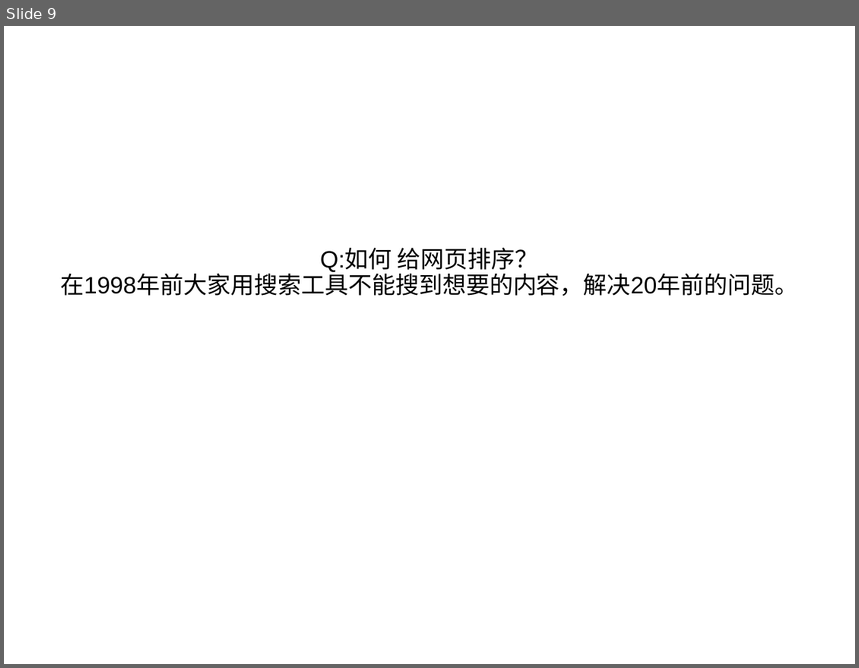
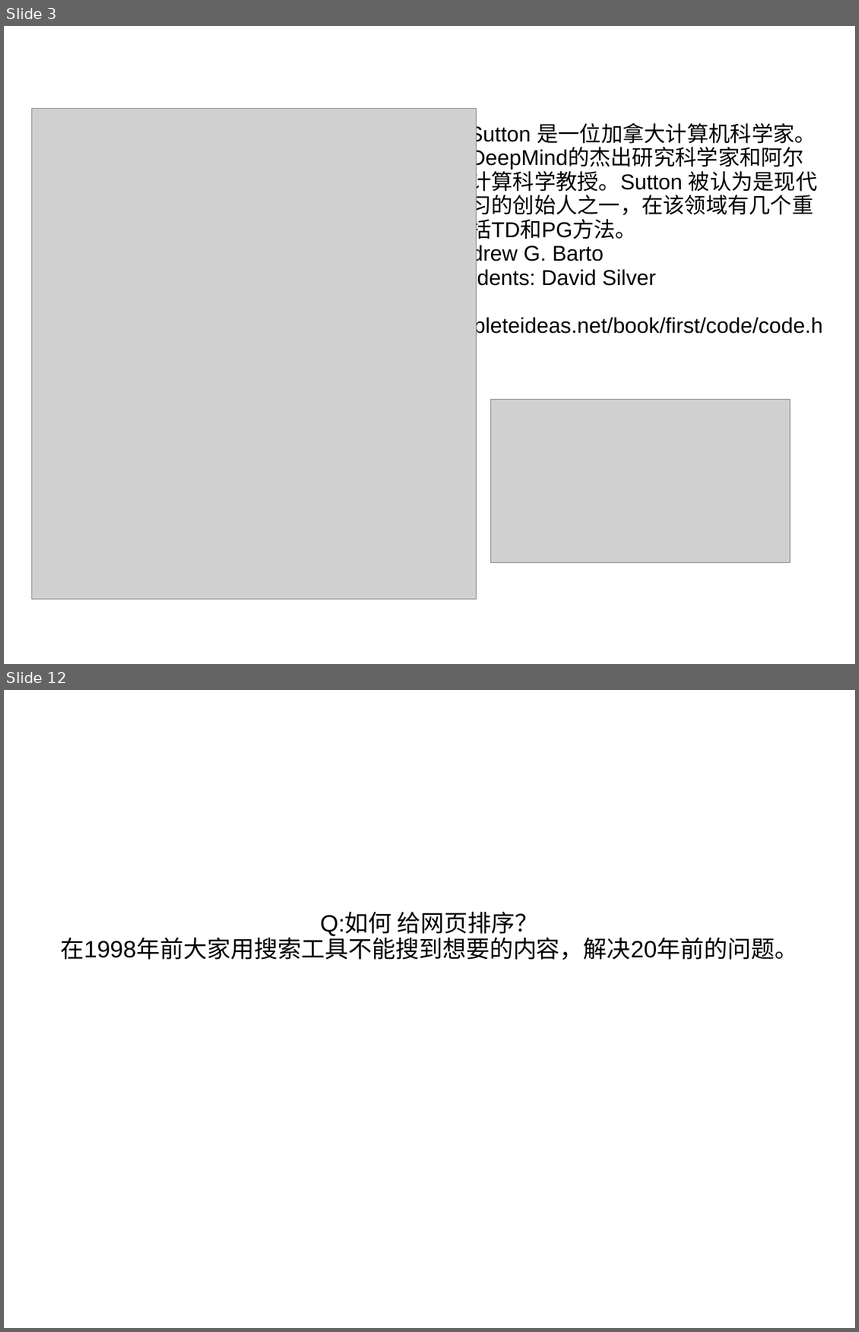
Before and after one commit to GarfieldF/RL_Course-slides_hw, a slide deck: DAY1/lecture1.ppt. Shown one above the other, each under a label of ours: slide 9 before the commit, slides 3 and 12 after it; the slides between them are not shown. The pictures are 859x668 and 859x1332 pixels, drawn with LibreOffice and Linux fonts; fonts in the diff are those of the drawing; grey boxes stand for pictures. Boxes give left, top, right and bottom in pixels: in the first picture for what was removed or moved away, otherwise in the second. Text is boxed around its words. In the diff, an @@ line names an element or a change of style, - is before the commit and + after.

```diff
--- a/DAY1/lecture1.ppt
+++ b/DAY1/lecture1.ppt
@@ slide 3 added at [4,26,855,664], background #FFFFFF @@
@@ picture added at [32,109,477,600] @@
@@ title added at [363,123,823,338], 20 pt, text #000000 @@
+Richard S. Sutton 是一位加拿大计算机科学家。
+目前，他是DeepMind的杰出研究科学家和阿尔伯塔大学的计算科学教授。Sutton 被认为是现代计算强化学习的创始人之一，在该领域有几个重要贡献，包括TD和PG方法。
+Advisor: Andrew G. Barto
+Doctoral students: David Silver
+1998
+http://incompleteideas.net/book/first/code/code.html
@@ picture added at [490,400,791,563] @@
@@ what was slide 9 is now slide 12 @@
```
Also in this commit, not shown: 10 slides changed, 5 other slides added, 1 slide removed.
